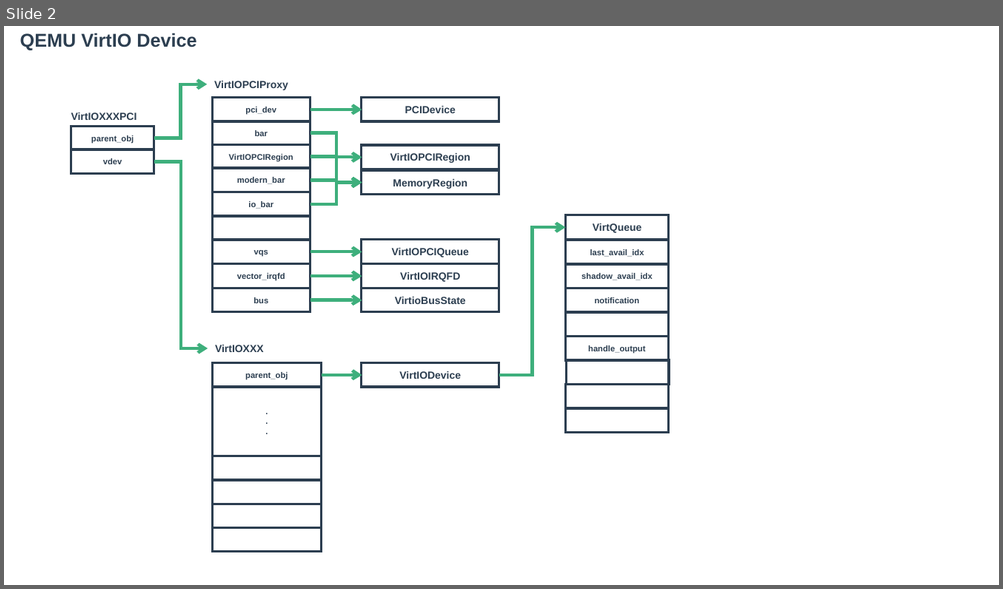
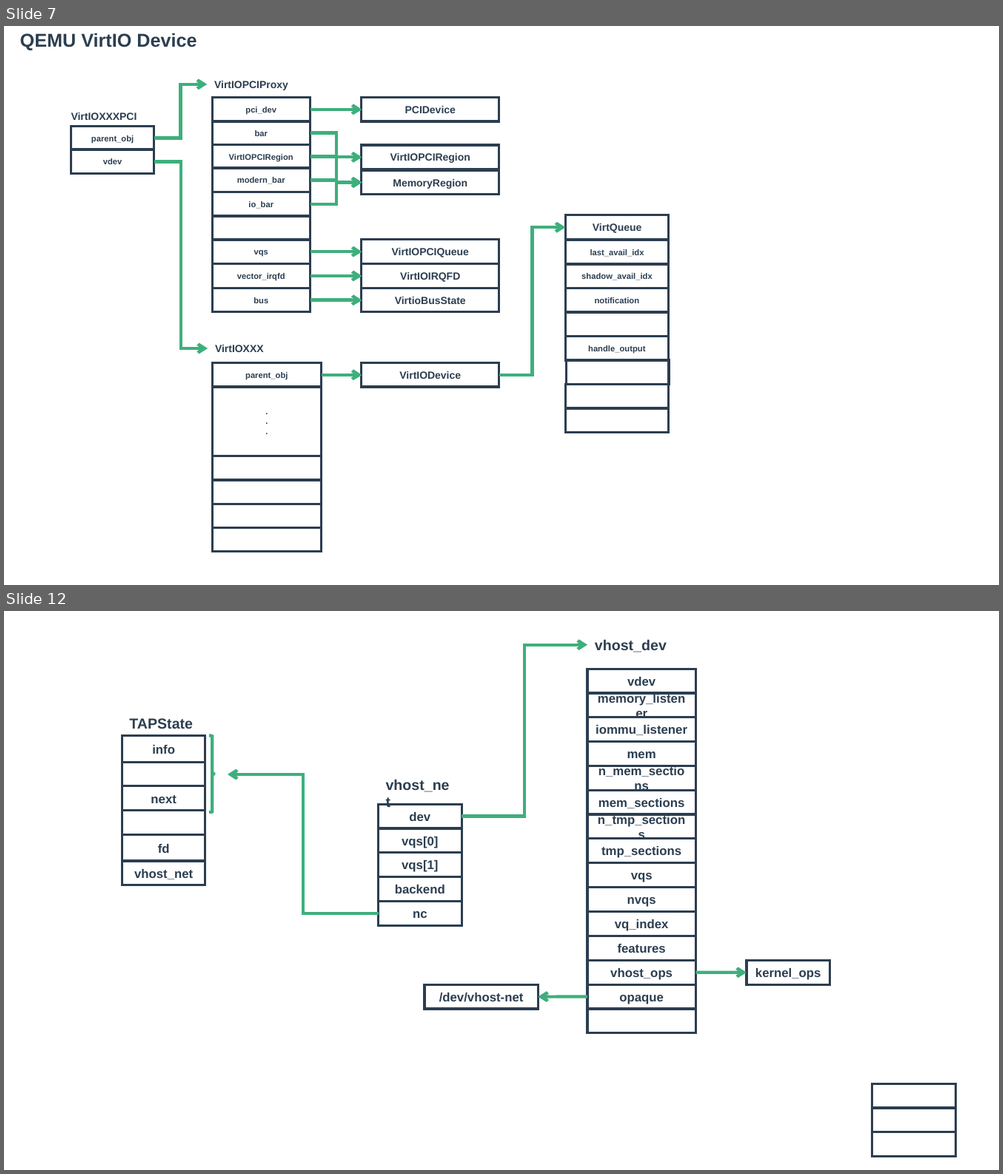
Before and after one commit to zaiqiang-dong/zaiqiang, a slide deck: picture/vitrualization/qemu/io/io.pptx. Shown one above the other, each under a label of ours: slide 2 before the commit, slides 7 and 12 after it; the slides between them are not shown. The pictures are 1003x589 and 1003x1174 pixels, drawn with LibreOffice and Linux fonts; fonts in the diff are those of the drawing. Boxes give left, top, right and bottom in pixels: in the first picture for what was removed or moved away, otherwise in the second. Text is boxed around its words. In the diff, an @@ line names an element or a change of style, - is before the commit and + after.

```diff
--- a/picture/vitrualization/qemu/io/io.pptx
+++ b/picture/vitrualization/qemu/io/io.pptx
@@ slide 12 added at box(4, 611, 999, 1170), background #FFFFFF @@
@@ elbow arrow added from (461, 816) to (587, 644), #3EAF7C 3 pt @@
@@ text added at box(129, 718, 193, 729), 14 pt, text #2C3E50, bold @@
+TAPState
@@ rectangle added at box(122, 735, 205, 762), outline #2C3E50 2.25 pt, 12 pt, text #2C3E50, bold @@
+info
@@ right brace added at box(209, 735, 215, 812), outline #3EAF7C 3 pt @@
@@ rectangle added at box(122, 763, 205, 787), outline #2C3E50 2.25 pt @@
@@ rectangle added at box(122, 786, 205, 811), outline #2C3E50 2.25 pt, 12 pt, text #2C3E50, bold @@
+next
@@ elbow arrow added from (378, 914) to (227, 775), #3EAF7C 3 pt @@
@@ rectangle added at box(122, 811, 205, 835), outline #2C3E50 2.25 pt @@
@@ rectangle added at box(122, 834, 205, 861), outline #2C3E50 2.25 pt, 12 pt, text #2C3E50, bold @@
+fd
@@ rectangle added at box(122, 861, 205, 886), outline #2C3E50 2.25 pt, 12 pt, text #2C3E50, bold @@
+vhost_net
@@ group added at box(134, 804, 462, 925): 5 rectangles, 1 text @@
+nc
+vhost_net
+dev
+vqs[0]
+vqs[1]
+backend
@@ rectangle added at box(746, 961, 830, 985), outline #2C3E50 2.25 pt, 12 pt, text #2C3E50, bold @@
+kernel_ops
@@ rectangle added at box(425, 985, 538, 1009), outline #2C3E50 2.25 pt, 12 pt, text #2C3E50, bold @@
+/dev/vhost-net
@@ arrow added from (696, 973) to (746, 973), #3EAF7C 3 pt @@
@@ arrow added from (587, 997) to (538, 997), #3EAF7C 3 pt @@
@@ group added at box(587, 639, 696, 1034): 15 rectangles, 1 text @@
+vdev
+memory_listener
+iommu_listener
+mem
+n_mem_sections
+mem_sections
+n_tmp_sections
+tmp_sections
+vqs
+nvqs
+vhost_dev
+vq_index
+features
+vhost_ops
+opaque
@@ rectangle added at box(873, 1084, 956, 1109), outline #2C3E50 2.25 pt @@
@@ rectangle added at box(873, 1109, 956, 1133), outline #2C3E50 2.25 pt @@
@@ rectangle added at box(873, 1133, 956, 1157), outline #2C3E50 2.25 pt @@
@@ what was slide 2 is now slide 7 @@
```
Also in this commit, not shown: 14 other slides added, 21 other files.
